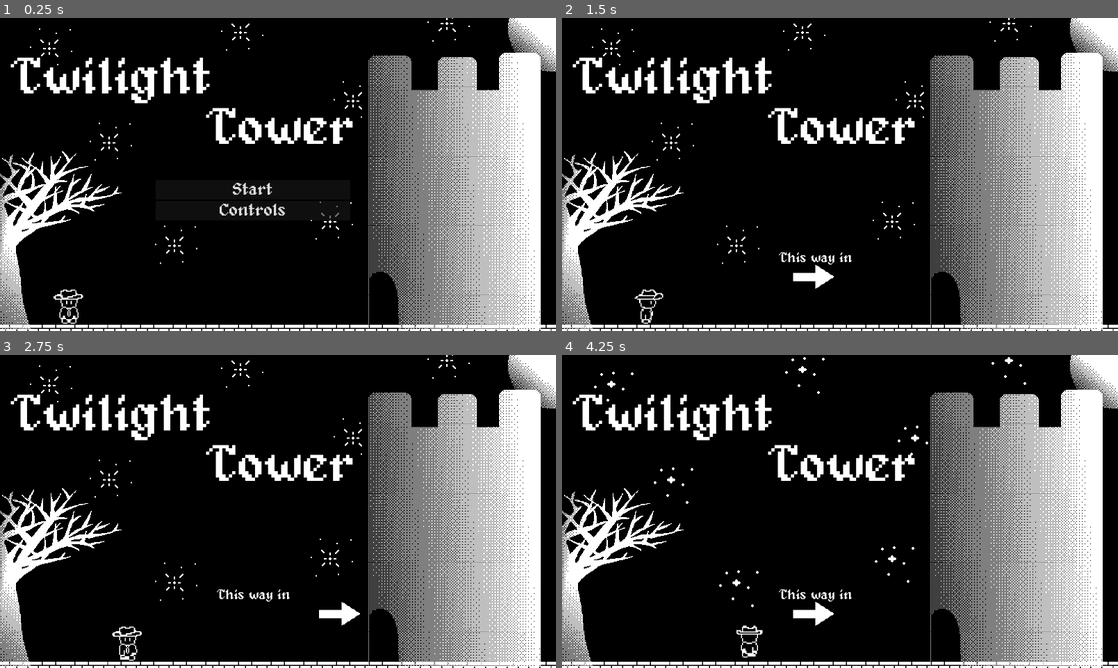
Above: before the commit, frames 1-4 (two rows, left to right).
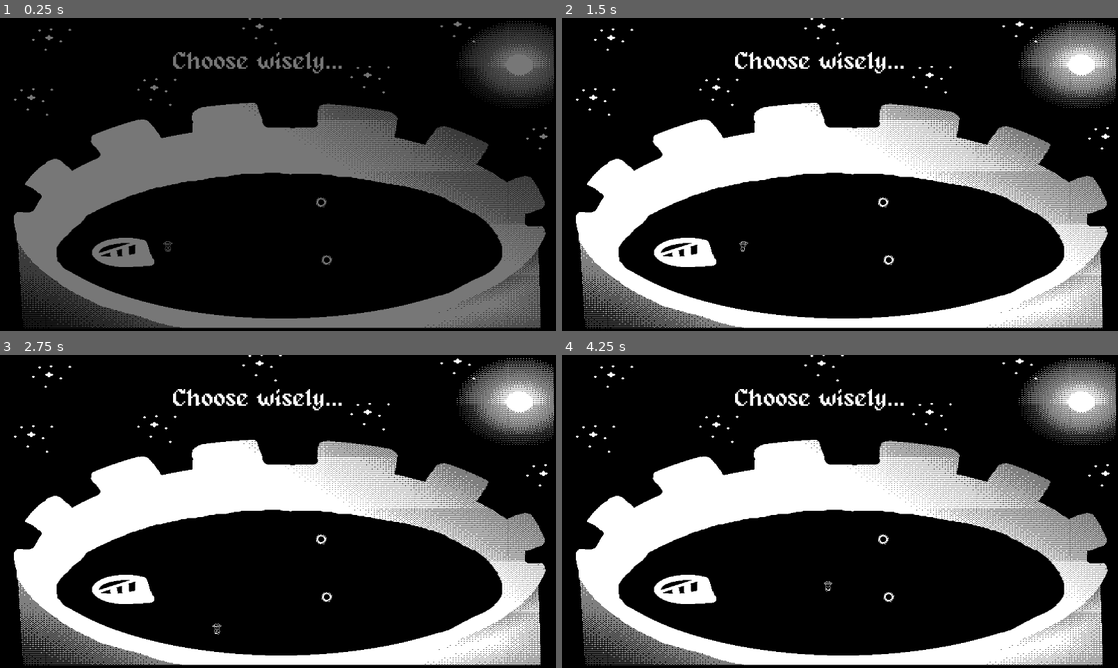
Above: after the commit, the same moments.

Repository: Tracychun13/twilight-tower
Game: Godot game, scene res://scenes/game.tscn
The game is run twice, just before and just after one commit, with the same random seed, the same clock (stepped at 60 frames per second) and the same inputs. Sound files missing from this copy of the repository are replaced by a short silence.
Inputs (mouse positions are in pixels of both pictures, inside the frame that each line leads up to):
- Up to frame 1 (0.25 s): no input
- Up to frame 2 (1.5 s): click (817, 190) at 0.5 s, where only the run before the commit has a clickable "Start"; hold D (right) from 1.28 s (still down); hold K (attack) from 1.28 s (still down)
- Up to frame 3 (2.75 s): release D (right) at 2.03 s; release K (attack) at 2.03 s; hold S (down) from 2.03 s (still down); tap Space (detained) at 2.1 s
- Up to frame 4 (4.25 s): release S (down) at 2.78 s; hold D (right) 2.78-3.53 s; hold J (shield) 2.78-3.53 s; hold W (up) from 3.53 s (still down); tap K (attack) at 3.6 s

The runs differ from the first frame. In frame 1, 48% of the frame differs, in the area x 0-100%, y 0-100%; in frame 2, 43%; in frame 3, 43%; in frame 4, 43%.

Commit message:
added transition and level 8 logic

Diff:
--- a/twilight-tower/scenes/level_1.tscn
+++ b/twilight-tower/scenes/level_1.tscn
@@ -1,13 +1,15 @@
-[gd_scene load_steps=41 format=4 uid="uid://c0ssbemifl6gb"]
+[gd_scene load_steps=43 format=4 uid="uid://c0ssbemifl6gb"]
 
 [ext_resource type="PackedScene" uid="uid://fr7v2vl60rmy" path="res://scenes/hud.tscn" id="1_3lmmv"]
 [ext_resource type="Texture2D" uid="uid://dxvhonw548wo6" path="res://assets/environment_assets/tilemap.png" id="1_v4je4"]
+[ext_resource type="Script" path="res://scripts/level_1.gd" id="1_w34yk"]
 [ext_resource type="PackedScene" uid="uid://bpkcsxblxa0l3" path="res://scenes/next_level.tscn" id="2_ybgtb"]
 [ext_resource type="PackedScene" uid="uid://bkxva68b8o82j" path="res://scenes/bat.tscn" id="4_yt32i"]
 [ext_resource type="PackedScene" uid="uid://cepqnlk6am0fb" path="res://scenes/player.tscn" id="5_1h8cl"]
 [ext_resource type="PackedScene" uid="uid://kpuvt45selag" path="res://scenes/light_area.tscn" id="6_pdjxc"]
 [ext_resource type="FontFile" uid="uid://q0p1awgxa3er" path="res://assets/environment_assets/alagard.ttf" id="8_am5k5"]
 [ext_resource type="PackedScene" uid="uid://ccys3h26v3rnb" path="res://scenes/background_score.tscn" id="9_o5lnn"]
+[ext_resource type="PackedScene" uid="uid://cp2j4int53l75" path="res://scenes/transition_screen.tscn" id="9_xwmiy"]
 
 [sub_resource type="NavigationPolygon" id="NavigationPolygon_yxw82"]
 vertices = PackedVector2Array(198, 95, 198, -129, 268, -129, 268, 149, 102, 149, 156, 95, 102, -75, 156, -129, -138, -1 …(1095 unchanged characters)…
@@ -498,6 +500,7 @@
 sources/0 = SubResource("TileSetAtlasSource_dpfv0")
 
 [node name="Level1" type="Node"]
+script = ExtResource("1_w34yk")
 
 [node name="Hud" parent="." node_paths=PackedStringArray("player") instance=ExtResource("1_3lmmv")]
 player = NodePath("../Player")
@@ -578,3 +581,5 @@
 text = "Press K or LMB"
 horizontal_alignment = 1
 autowrap_mode = 2
+
+[node name="TransitionScreen" parent="." instance=ExtResource("9_xwmiy")]
--- a/twilight-tower/scenes/level_2.tscn
+++ b/twilight-tower/scenes/level_2.tscn
@@ -1,12 +1,14 @@
-[gd_scene load_steps=20 format=4 uid="uid://8bwf0msx55hc"]
+[gd_scene load_steps=22 format=4 uid="uid://8bwf0msx55hc"]
 
 [ext_resource type="PackedScene" uid="uid://fr7v2vl60rmy" path="res://scenes/hud.tscn" id="1_3sqsy"]
+[ext_resource type="Script" path="res://scripts/level_2.gd" id="1_res0h"]
 [ext_resource type="Texture2D" uid="uid://dxvhonw548wo6" path="res://assets/environment_assets/tilemap.png" id="1_slnuk"]
 [ext_resource type="PackedScene" uid="uid://kpuvt45selag" path="res://scenes/light_area.tscn" id="2_rvxjj"]
 [ext_resource type="PackedScene" uid="uid://bkxva68b8o82j" path="res://scenes/bat.tscn" id="4_myj0u"]
 [ext_resource type="PackedScene" uid="uid://cepqnlk6am0fb" path="res://scenes/player.tscn" id="5_r4cen"]
 [ext_resource type="PackedScene" uid="uid://ccys3h26v3rnb" path="res://scenes/background_score.tscn" id="6_fdus8"]
 [ext_resource type="PackedScene" uid="uid://bpkcsxblxa0l3" path="res://scenes/next_level.tscn" id="6_jf0hp"]
+[ext_resource type="PackedScene" uid="uid://cp2j4int53l75" path="res://scenes/transition_screen.tscn" id="9_txok0"]
 
 [sub_resource type="NavigationPolygon" id="NavigationPolygon_ktwm2"]
 vertices = PackedVector2Array(-285.977, 172, -276, 172, -276, 181, -298, 181, -298, -161, -286.039, 154.023, -286.391,  …(1179 unchanged characters)…
@@ -383,6 +385,7 @@
 sources/0 = SubResource("TileSetAtlasSource_tbhou")
 
 [node name="Level_2" type="Node"]
+script = ExtResource("1_res0h")
 
 [node name="Hud" parent="." node_paths=PackedStringArray("player") instance=ExtResource("1_3sqsy")]
 player = NodePath("../Player")
@@ -428,3 +431,5 @@
 player = NodePath("../Player")
 
 [node name="BackgroundScore" parent="." instance=ExtResource("6_fdus8")]
+
+[node name="TransitionScreen" parent="." instance=ExtResource("9_txok0")]
--- a/twilight-tower/scenes/level_3.tscn
+++ b/twilight-tower/scenes/level_3.tscn
@@ -1,12 +1,14 @@
-[gd_scene load_steps=20 format=4 uid="uid://c2jfwfxw5nuf3"]
+[gd_scene load_steps=22 format=4 uid="uid://c2jfwfxw5nuf3"]
 
 [ext_resource type="Texture2D" uid="uid://dxvhonw548wo6" path="res://assets/environment_assets/tilemap.png" id="1_6b4d6"]
+[ext_resource type="Script" path="res://scripts/level_3.gd" id="1_7g40a"]
 [ext_resource type="PackedScene" uid="uid://fr7v2vl60rmy" path="res://scenes/hud.tscn" id="1_a2jmb"]
 [ext_resource type="PackedScene" uid="uid://cepqnlk6am0fb" path="res://scenes/player.tscn" id="2_5dmet"]
 [ext_resource type="PackedScene" uid="uid://kpuvt45selag" path="res://scenes/light_area.tscn" id="3_s0lfa"]
 [ext_resource type="PackedScene" uid="uid://bpkcsxblxa0l3" path="res://scenes/next_level.tscn" id="4_6lts3"]
 [ext_resource type="PackedScene" uid="uid://bkxva68b8o82j" path="res://scenes/bat.tscn" id="5_gj25v"]
 [ext_resource type="PackedScene" uid="uid://ccys3h26v3rnb" path="res://scenes/background_score.tscn" id="6_xkc6n"]
+[ext_resource type="PackedScene" uid="uid://cp2j4int53l75" path="res://scenes/transition_screen.tscn" id="9_7njby"]
 
 [sub_resource type="NavigationPolygon" id="NavigationPolygon_4u0pa"]
 vertices = PackedVector2Array(182, -150.812, 275.953, -150.992, 275.844, -139, 268, -139, 182, -129, 268, -75, -100, -7 …(1233 unchanged characters)…
@@ -400,6 +402,7 @@
 sources/0 = SubResource("TileSetAtlasSource_giais")
 
 [node name="Level3" type="Node"]
+script = ExtResource("1_7g40a")
 
 [node name="Hud" parent="." node_paths=PackedStringArray("player") instance=ExtResource("1_a2jmb")]
 player = NodePath("../Player")
@@ -443,3 +446,5 @@
 [node name="BackgroundScore" parent="." instance=ExtResource("6_xkc6n")]
 position = Vector2(-65, -62)
 scale = Vector2(2.63281, 2.58594)
+
+[node name="TransitionScreen" parent="." instance=ExtResource("9_7njby")]
--- a/twilight-tower/scenes/level_4.tscn
+++ b/twilight-tower/scenes/level_4.tscn
@@ -1,6 +1,7 @@
-[gd_scene load_steps=22 format=4 uid="uid://carayg2duu2w5"]
+[gd_scene load_steps=24 format=4 uid="uid://carayg2duu2w5"]
 
 [ext_resource type="PackedScene" uid="uid://fr7v2vl60rmy" path="res://scenes/hud.tscn" id="1_2ywjh"]
+[ext_resource type="Script" path="res://scripts/level_4.gd" id="1_s6sya"]
 [ext_resource type="Texture2D" uid="uid://dxvhonw548wo6" path="res://assets/environment_assets/tilemap.png" id="1_t47kt"]
 [ext_resource type="PackedScene" uid="uid://kpuvt45selag" path="res://scenes/light_area.tscn" id="2_vx4gk"]
 [ext_resource type="PackedScene" uid="uid://cndebk628rpcc" path="res://scenes/hole.tscn" id="2_wqcoa"]
@@ -9,6 +10,7 @@
 [ext_resource type="PackedScene" uid="uid://bpkcsxblxa0l3" path="res://scenes/next_level.tscn" id="6_eynf4"]
 [ext_resource type="PackedScene" uid="uid://ccys3h26v3rnb" path="res://scenes/background_score.tscn" id="7_yocvg"]
 [ext_resource type="FontFile" uid="uid://q0p1awgxa3er" path="res://assets/environment_assets/alagard.ttf" id="9_q4etm"]
+[ext_resource type="PackedScene" uid="uid://cp2j4int53l75" path="res://scenes/transition_screen.tscn" id="11_3xitj"]
 
 [sub_resource type="NavigationPolygon" id="NavigationPolygon_ewc6i"]
 vertices = PackedVector2Array(268, -49, 275, -49, 274.797, -27, 268, -27, 268, 15, 274.406, 15, 274.211, 37, 268, 37, - …(1376 unchanged characters)…
@@ -396,6 +398,7 @@
 sources/0 = SubResource("TileSetAtlasSource_hevc6")
 
 [node name="Level4" type="Node"]
+script = ExtResource("1_s6sya")
 
 [node name="Hud" parent="." node_paths=PackedStringArray("player") instance=ExtResource("1_2ywjh")]
 player = NodePath("../Player")
@@ -490,3 +493,5 @@
 text = "Take refuge in the light!"
 horizontal_alignment = 1
 autowrap_mode = 2
+
+[node name="TransitionScreen" parent="." instance=ExtResource("11_3xitj")]
--- a/twilight-tower/scenes/level_5.tscn
+++ b/twilight-tower/scenes/level_5.tscn
@@ -1,5 +1,6 @@
-[gd_scene load_steps=22 format=4 uid="uid://c13e3icyfxu2l"]
-
+[gd_scene load_steps=24 format=4 uid="uid://c13e3icyfxu2l"]
+
+[ext_resource type="Script" path="res://scripts/level_5.gd" id="1_6v6t3"]
 [ext_resource type="Texture2D" uid="uid://dxvhonw548wo6" path="res://assets/environment_assets/tilemap.png" id="1_g7332"]
 [ext_resource type="PackedScene" uid="uid://fr7v2vl60rmy" path="res://scenes/hud.tscn" id="1_u0u2e"]
 [ext_resource type="PackedScene" uid="uid://cndebk628rpcc" path="res://scenes/hole.tscn" id="2_kpptd"]
@@ -9,6 +10,7 @@
 [ext_resource type="PackedScene" uid="uid://kpuvt45selag" path="res://scenes/light_area.tscn" id="6_hboux"]
 [ext_resource type="PackedScene" uid="uid://bpkcsxblxa0l3" path="res://scenes/next_level.tscn" id="7_k65hj"]
 [ext_resource type="PackedScene" uid="uid://ccys3h26v3rnb" path="res://scenes/background_score.tscn" id="8_d7b76"]
+[ext_resource type="PackedScene" uid="uid://cp2j4int53l75" path="res://scenes/transition_screen.tscn" id="11_67sco"]
 
 [sub_resource type="NavigationPolygon" id="NavigationPolygon_aowxh"]
 vertices = PackedVector2Array(-164, 5, -202, -129, -202, -150.133, -116, -150.289, -116, -129, -122, 5, 54, -150.594, 7 …(1294 unchanged characters)…
@@ -399,6 +401,7 @@
 sources/0 = SubResource("TileSetAtlasSource_0qvkb")
 
 [node name="Level5" type="Node"]
+script = ExtResource("1_6v6t3")
 
 [node name="Hud" parent="." node_paths=PackedStringArray("player") instance=ExtResource("1_u0u2e")]
 player = NodePath("../Player")
@@ -452,3 +455,5 @@
 [node name="BackgroundScore" parent="." instance=ExtResource("8_d7b76")]
 position = Vector2(-175, -178)
 scale = Vector2(2.63281, 2.58594)
+
+[node name="TransitionScreen" parent="." instance=ExtResource("11_67sco")]
--- a/twilight-tower/scenes/level_6.tscn
+++ b/twilight-tower/scenes/level_6.tscn
@@ -1,11 +1,13 @@
-[gd_scene load_steps=39 format=4 uid="uid://dxo00dyu1oxa4"]
-
+[gd_scene load_steps=41 format=4 uid="uid://dxo00dyu1oxa4"]
+
+[ext_resource type="Script" path="res://scripts/level_6.gd" id="1_cgfu8"]
 [ext_resource type="PackedScene" uid="uid://fr7v2vl60rmy" path="res://scenes/hud.tscn" id="1_e8t5a"]
 [ext_resource type="Texture2D" uid="uid://dxvhonw548wo6" path="res://assets/environment_assets/tilemap.png" id="1_uqqgp"]
 [ext_resource type="PackedScene" uid="uid://div3yomq2t70j" path="res://scenes/spider.tscn" id="2_d034f"]
 [ext_resource type="PackedScene" uid="uid://cepqnlk6am0fb" path="res://scenes/player.tscn" id="3_480sj"]
 [ext_resource type="PackedScene" uid="uid://bpkcsxblxa0l3" path="res://scenes/next_level.tscn" id="4_jhrsi"]
 [ext_resource type="PackedScene" uid="uid://ccys3h26v3rnb" path="res://scenes/background_score.tscn" id="5_lwoir"]
+[ext_resource type="PackedScene" uid="uid://cp2j4int53l75" path="res://scenes/transition_screen.tscn" id="8_c7yur"]
 
 [sub_resource type="NavigationPolygon" id="NavigationPolygon_buar1"]
 vertices = PackedVector2Array(214, 79, 214, -129, 268, -129, 268, 149, 118, 149, 172, 79, 118, -107, 172, -129, 22, -12 …(1121 unchanged characters)…
@@ -496,6 +498,7 @@
 sources/0 = SubResource("TileSetAtlasSource_1t0jo")
 
 [node name="Level6" type="Node"]
+script = ExtResource("1_cgfu8")
 
 [node name="Hud" parent="." node_paths=PackedStringArray("player") instance=ExtResource("1_e8t5a")]
 player = NodePath("../Player")
@@ -553,3 +556,5 @@
 position = Vector2(195, 93)
 rotation = 1.41556
 player = NodePath("../Player")
+
+[node name="TransitionScreen" parent="." instance=ExtResource("8_c7yur")]
--- a/twilight-tower/scenes/level_7.tscn
+++ b/twilight-tower/scenes/level_7.tscn
@@ -1,6 +1,7 @@
-[gd_scene load_steps=43 format=4 uid="uid://b3icgib85cgdo"]
+[gd_scene load_steps=45 format=4 uid="uid://b3icgib85cgdo"]
 
 [ext_resource type="PackedScene" uid="uid://fr7v2vl60rmy" path="res://scenes/hud.tscn" id="1_r4v53"]
+[ext_resource type="Script" path="res://scripts/level_7.gd" id="1_wgwbu"]
 [ext_resource type="Texture2D" uid="uid://dxvhonw548wo6" path="res://assets/environment_assets/tilemap.png" id="1_wxe2a"]
 [ext_resource type="PackedScene" uid="uid://bpkcsxblxa0l3" path="res://scenes/next_level.tscn" id="2_okg0a"]
 [ext_resource type="PackedScene" uid="uid://cndebk628rpcc" path="res://scenes/hole.tscn" id="3_j46nw"]
@@ -10,6 +11,7 @@
 [ext_resource type="PackedScene" uid="uid://d2ia8rh1mmtxd" path="res://scenes/ghost.tscn" id="7_gmfhm"]
 [ext_resource type="PackedScene" uid="uid://div3yomq2t70j" path="res://scenes/spider.tscn" id="8_l7pxp"]
 [ext_resource type="PackedScene" uid="uid://ccys3h26v3rnb" path="res://scenes/background_score.tscn" id="9_iwgpy"]
+[ext_resource type="PackedScene" uid="uid://cp2j4int53l75" path="res://scenes/transition_screen.tscn" id="12_5yrci"]
 
 [sub_resource type="NavigationPolygon" id="NavigationPolygon_los85"]
 vertices = PackedVector2Array(-106, -17, -106, -129, 76, -129, 22, 37, -20, 37, 134, 63, 134, -129, 268, -129, 268, 149 …(1019 unchanged characters)…
@@ -500,6 +502,7 @@
 sources/0 = SubResource("TileSetAtlasSource_tnicb")
 
 [node name="Level7" type="Node"]
+script = ExtResource("1_wgwbu")
 
 [node name="Hud" parent="." node_paths=PackedStringArray("player") instance=ExtResource("1_r4v53")]
 player = NodePath("../Player")
@@ -512,8 +515,9 @@
 tile_map_data = PackedByteArray("AAARAPX/AAATAA0AAAARAPb/AAAMAAAAAAARAPf/AAAMAAEAAAARAPj/AAAMAAAAAAARAPn/AAAMAAEAAAARAP …(4560 unchanged characters)…
 tile_set = SubResource("TileSet_jffqi")
 
-[node name="Next_Level" parent="." instance=ExtResource("2_okg0a")]
+[node name="Next_Level" parent="." node_paths=PackedStringArray("player") instance=ExtResource("2_okg0a")]
 position = Vector2(291, -117)
+player = NodePath("../Player")
 
 [node name="hole" parent="." instance=ExtResource("3_j46nw")]
 position = Vector2(213, 113)
@@ -568,3 +572,5 @@
 [node name="BackgroundScore" parent="." instance=ExtResource("9_iwgpy")]
 position = Vector2(-65, -62)
 scale = Vector2(2.63281, 2.58594)
+
+[node name="TransitionScreen" parent="." instance=ExtResource("12_5yrci")]
--- a/twilight-tower/scenes/level_8.tscn
+++ b/twilight-tower/scenes/level_8.tscn
@@ -1,7 +1,11 @@
-[gd_scene load_steps=7 format=3 uid="uid://f3ii84j0tk65"]
+[gd_scene load_steps=11 format=3 uid="uid://f3ii84j0tk65"]
 
+[ext_resource type="Script" path="res://scripts/level_8.gd" id="1_mbrk3"]
 [ext_resource type="Texture2D" uid="uid://b0d5npebk7xxl" path="res://assets/environment_assets/Ending.png" id="1_pls5d"]
 [ext_resource type="FontFile" uid="uid://q0p1awgxa3er" path="res://assets/environment_assets/alagard.ttf" id="2_60r66"]
+[ext_resource type="PackedScene" uid="uid://cndebk628rpcc" path="res://scenes/hole.tscn" id="4_b8u5t"]
+[ext_resource type="PackedScene" uid="uid://cp2j4int53l75" path="res://scenes/transition_screen.tscn" id="4_d3ppp"]
+[ext_resource type="PackedScene" uid="uid://cepqnlk6am0fb" path="res://scenes/player.tscn" id="6_yde1m"]
 
 [sub_resource type="AtlasTexture" id="AtlasTexture_bduxi"]
 atlas = ExtResource("1_pls5d")
@@ -33,15 +37,30 @@
 }]
 
 [node name="Level8" type="Node"]
+script = ExtResource("1_mbrk3")
 
 [node name="AnimatedSprite2D" type="AnimatedSprite2D" parent="."]
+position = Vector2(797, 442.5)
+scale = Vector2(1.9925, 1.495)
 sprite_frames = SubResource("SpriteFrames_85ink")
 
 [node name="Label" type="Label" parent="."]
-offset_left = -243.0
-offset_top = -244.0
-offset_right = 247.0
-offset_bottom = -177.0
+offset_left = 498.0
+offset_top = 93.0
+offset_right = 988.0
+offset_bottom = 160.0
 theme_override_fonts/font = ExtResource("2_60r66")
 theme_override_font_sizes/font_size = 70
 text = "Choose wisely..."
+
+[node name="Player" parent="." instance=ExtResource("6_yde1m")]
+position = Vector2(484, 657)
+speed_multiplier = 2.5
+
+[node name="hole2" parent="." instance=ExtResource("4_b8u5t")]
+position = Vector2(941, 695)
+
+[node name="hole" parent="." instance=ExtResource("4_b8u5t")]
+position = Vector2(925, 529)
+
+[node name="TransitionScreen" parent="." instance=ExtResource("4_d3ppp")]
--- a/twilight-tower/scenes/title_screen.tscn
+++ b/twilight-tower/scenes/title_screen.tscn
@@ -629,7 +629,7 @@
 
 [node name="TileMapGround" type="TileMapLayer" parent="NavigationRegion2D" groups=["navigation_polygon_source_geometry_group"]]
 position = Vector2(8, 24)
-tile_map_data = PackedByteArray("AAARAPX/AAACAAoAAAARAPb/AAA …(9680 unchanged characters)… JAAcAAADy/wYAAAAJAAcAAAAFAAUAAAAMAAIAAAA=")
+tile_map_data = PackedByteArray("AAARAPX/AAACAAoAAAARAPb/AAA …(9680 unchanged characters)… JAAcAAADy/wYAAAAJAAcAAAAFAAUAAAAMAAIAAAAHAAcAAAAMAAIAAAAHAAYAAAAMAAIAAAAHAAUAAAAMAAIAAAA=")
 tile_set = SubResource("TileSet_husuu")
 
 [node name="Player" parent="." instance=ExtResource("5_mma67")]
@@ -640,7 +640,7 @@
 speed_multiplier = 3.0
 
 [node name="Next_Level" parent="." node_paths=PackedStringArray("player") instance=ExtResource("3_qptmx")]
-position = Vector2(1456, 1072)
+position = Vector2(1401, 1071)
 scale = Vector2(5.313, 5.218)
 player = NodePath("../Player")
 
--- a/twilight-tower/scenes/transition_screen.tscn
+++ b/twilight-tower/scenes/transition_screen.tscn
@@ -2,7 +2,23 @@
 
 [ext_resource type="Script" path="res://scripts/transition_screen.gd" id="1_k1ndo"]
 
-[sub_resource type="Animation" id="Animation_m66da"]
+[sub_resource type="Animation" id="Animation_tqwac"]
+resource_name = "fade_to_black"
+length = 0.5
+tracks/0/type = "value"
+tracks/0/imported = false
+tracks/0/enabled = true
+tracks/0/path = NodePath("ColorRect:modulate")
+tracks/0/interp = 1
+tracks/0/loop_wrap = true
+tracks/0/keys = {
+"times": PackedFloat32Array(0, 0.5),
+"transitions": PackedFloat32Array(1, 1),
+"update": 0,
+"values": [Color(1, 1, 1, 0), Color(1, 1, 1, 1)]
+}
+
+[sub_resource type="Animation" id="Animation_4hwfc"]
 length = 0.001
 tracks/0/type = "value"
 tracks/0/imported = false
@@ -17,10 +33,9 @@
 "values": [Color(1, 1, 1, 0)]
 }
 
-[sub_resource type="Animation" id="Animation_oy12k"]
-resource_name = "fade_to_black"
+[sub_resource type="Animation" id="Animation_uq2hx"]
+resource_name = "fade_to_normal"
 length = 0.5
-step = 0.1
 tracks/0/type = "value"
 tracks/0/imported = false
 tracks/0/enabled = true
@@ -31,35 +46,17 @@
 "times": PackedFloat32Array(0, 0.5),
 "transitions": PackedFloat32Array(1, 1),
 "update": 0,
-"values": [Color(1, 1, 1, 0), Color(0, 0, 0, 1)]
+"values": [Color(1, 1, 1, 1), Color(1, 1, 1, 0)]
 }
 
-[sub_resource type="Animation" id="Animation_2nvp0"]
-resource_name = "fade_to_normal"
-length = 0.5
-step = 0.1
-tracks/0/type = "value"
-tracks/0/imported = false
-tracks/0/enabled = true
-tracks/0/path = NodePath("ColorRect:modulate")
-tracks/0/interp = 1
-tracks/0/loop_wrap = true
-tracks/0/keys = {
-"times": PackedFloat32Array(0, 0.5),
-"transitions": PackedFloat32Array(1, 1),
-"update": 0,
-"values": [Color(0, 0, 0, 1), Color(1, 1, 1, 0)]
-}
-
-[sub_resource type="AnimationLibrary" id="AnimationLibrary_yhewm"]
+[sub_resource type="AnimationLibrary" id="AnimationLibrary_jdrpl"]
 _data = {
-"RESET": SubResource("Animation_m66da"),
-"fade_to_black": SubResource("Animation_oy12k"),
-"fade_to_normal": SubResource("Animation_2nvp0")
+"RESET": SubResource("Animation_4hwfc"),
+"fade_to_black": SubResource("Animation_tqwac"),
+"fade_to_normal": SubResource("Animation_uq2hx")
 }
 
 [node name="TransitionScreen" type="CanvasLayer"]
-visible = false
 script = ExtResource("1_k1ndo")
 
 [node name="ColorRect" type="ColorRect" parent="."]
@@ -69,9 +66,11 @@
 anchor_bottom = 1.0
 grow_horizontal = 2
 grow_vertical = 2
-color = Color(0, 0, 0, 0)
+color = Color(0, 0, 0, 1)
 
 [node name="AnimationPlayer" type="AnimationPlayer" parent="."]
 libraries = {
-"": SubResource("AnimationLibrary_yhewm")
+"": SubResource("AnimationLibrary_jdrpl")
 }
+
+[connection signal="animation_finished" from="AnimationPlayer" to="." method="_on_animation_player_animation_finished"]
--- a/twilight-tower/scripts/bat.gd
+++ b/twilight-tower/scripts/bat.gd
@@ -31,7 +31,6 @@
 		if(time_since_last_damage >= damage_interval):
 			#playerScript.playerDamaged(10)
 			playerScript.can_take_damage = true
-			print("Damaging player")
 			time_since_last_damage = 0.0
 		else:
 			playerScript.can_take_damage = false
@@ -57,13 +56,11 @@
 	if(body == player):
 		playerEnteredRange = true
 		bat_audio.play()
-		print("player is in bat range, Bat will follow!")
 
 
 #something collided with bat
 func _on_collision_area_entered(body: Node2D) -> void:
 	if(body == player):
-		print("Player entered damage area")
 		isPlayerTouching = true
 		bat_audio.play()
 		playerScript.playerDamaged(10)
--- a/twilight-tower/scripts/hole.gd
+++ b/twilight-tower/scripts/hole.gd
@@ -1,10 +1,14 @@
 extends Area2D
 
 @onready var player = $"../Player"
+@export var winningHole: bool = false
 
 func _on_body_entered(body: Node2D) -> void:
 	if body == player:
-		var rng = RandomNumberGenerator.new()
-		var new_level = rng.randi_range(1, SceneMgmt.current_level-1)
-		print("current_level", SceneMgmt.current_level, " new_level", new_level)
-		SceneMgmt.go_to_level(new_level)
+		if not winningHole:
+			var rng = RandomNumberGenerator.new()
+			var new_level = rng.randi_range(1, SceneMgmt.current_level-1)
+			print("current_level", SceneMgmt.current_level, " new_level", new_level)
+			SceneMgmt.go_to_level(new_level)
+		else:
+			SceneMgmt.go_to_level(9)
--- /dev/null
+++ b/twilight-tower/scripts/level_1.gd
@@ -0,0 +1,11 @@
+extends Node
+
+@onready var tran_screen = $TransitionScreen
+# Called when the node enters the scene tree for the first time.
+func _ready() -> void:
+	tran_screen.transition()
+
+
+# Called every frame. 'delta' is the elapsed time since the previous frame.
+func _process(delta: float) -> void:
+	pass
--- /dev/null
+++ b/twilight-tower/scripts/level_2.gd
@@ -0,0 +1,7 @@
+extends Node
+
+@onready var tran_screen = $TransitionScreen
+
+# Called when the node enters the scene tree for the first time.
+func _ready() -> void:
+	tran_screen.transition()
--- /dev/null
+++ b/twilight-tower/scripts/level_3.gd
@@ -0,0 +1,7 @@
+extends Node
+
+@onready var tran_screen = $TransitionScreen
+
+# Called when the node enters the scene tree for the first time.
+func _ready() -> void:
+	tran_screen.transition()
--- /dev/null
+++ b/twilight-tower/scripts/level_4.gd
@@ -0,0 +1,7 @@
+extends Node
+
+@onready var tran_screen = $TransitionScreen
+
+# Called when the node enters the scene tree for the first time.
+func _ready() -> void:
+	tran_screen.transition()
--- /dev/null
+++ b/twilight-tower/scripts/level_5.gd
@@ -0,0 +1,7 @@
+extends Node
+
+@onready var tran_screen = $TransitionScreen
+
+# Called when the node enters the scene tree for the first time.
+func _ready() -> void:
+	tran_screen.transition()
--- /dev/null
+++ b/twilight-tower/scripts/level_6.gd
@@ -0,0 +1,7 @@
+extends Node
+
+@onready var tran_screen = $TransitionScreen
+
+# Called when the node enters the scene tree for the first time.
+func _ready() -> void:
+	tran_screen.transition()
--- /dev/null
+++ b/twilight-tower/scripts/level_7.gd
@@ -0,0 +1,7 @@
+extends Node
+
+@onready var tran_screen = $TransitionScreen
+
+# Called when the node enters the scene tree for the first time.
+func _ready() -> void:
+	tran_screen.transition()
--- /dev/null
+++ b/twilight-tower/scripts/level_8.gd
@@ -0,0 +1,14 @@
+extends Node
+
+@onready var tran_screen = $TransitionScreen
+@onready var hole = $hole
+@onready var player = $Player
+@onready var hole2 = $hole2
+
+# Called when the node enters the scene tree for the first time.
+func _ready() -> void:
+	tran_screen.transition()
+	if randf() > 0.5:
+		hole.winningHole = true
+	else:
+		hole2.winningHole = true
--- a/twilight-tower/scripts/next_level.gd
+++ b/twilight-tower/scripts/next_level.gd
@@ -5,6 +5,3 @@
 func _on_body_entered(body: Node2D) -> void:
 	if body == player:
 		SceneMgmt.change_level()
-		#TransitionScreen.transition()
-		#await TransitionScreen.on_transition_finished
-		#sceneManager.
--- a/twilight-tower/scripts/scene_mgmt.gd
+++ b/twilight-tower/scripts/scene_mgmt.gd
@@ -1,6 +1,6 @@
 extends Node
 
-var current_level = 0
+var current_level = 8
 var curr_scene: Node = null
 enum Level{
 	LEVEL_MAIN=0,
--- a/twilight-tower/scripts/transition_screen.gd
+++ b/twilight-tower/scripts/transition_screen.gd
@@ -1,21 +1,21 @@
-extends CanvasLayer
+extends Node
 
 signal on_transition_finished
 
-@onready var color_rect = $ColorRect
+@onready var color_rect: ColorRect = $ColorRect
 @onready var animation_player = $AnimationPlayer
 
-func _ready() -> void:
+func _ready():
 	color_rect.visible = false
-	animation_player.animation_finished.connect(_on_animation_finished)
+	#animation_player.animation_finished.connect(_on_animation_player_animation_finished)
 
-func _on_animation_finished(anim_name):
-	if anim_name == "fade_to_black":
-		on_transition_finished.emit()
-		animation_player.play("fade_to_normal")
-	elif anim_name == "fade_to_normal":
-		color_rect.visible = false
+func transition():
+	color_rect.visible = true
+	animation_player.play("fade_to_normal")
 
-func transition() -> void:
-	color_rect.visible = true
-	animation_player.play("fade_to_black")
+func _on_animation_player_animation_finished(anim_name: StringName) -> void:
+	#if anim_name == "fade_to_black":
+		#on_transition_finished.emit()
+		#animation_player.play("fade_to_normal")
+	#elif anim_name == "fade_to_normal":
+	color_rect.visible = false
